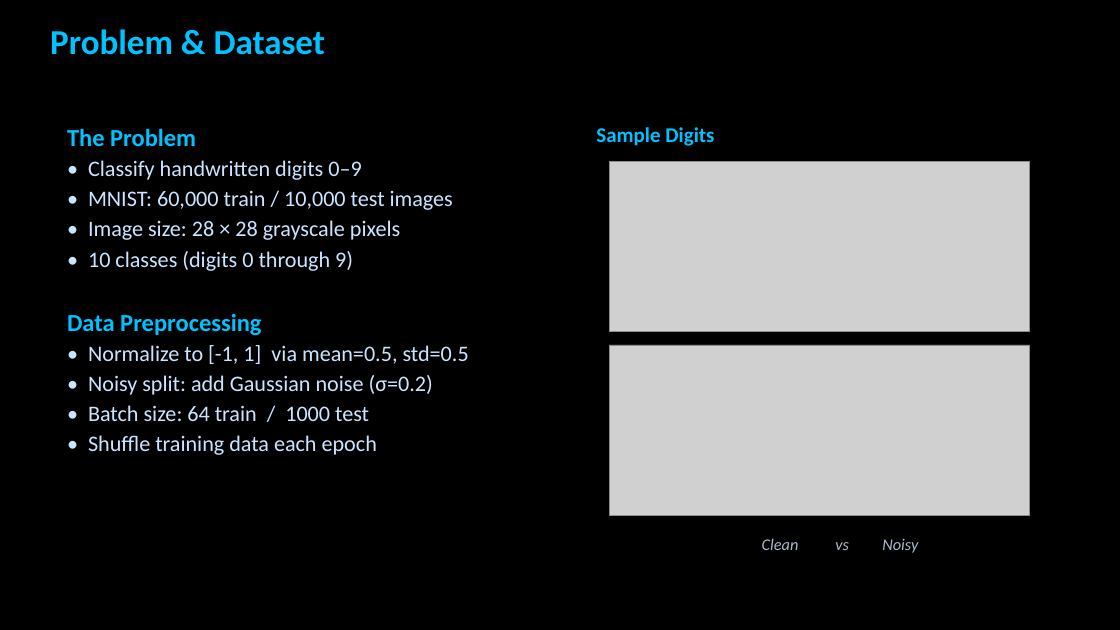
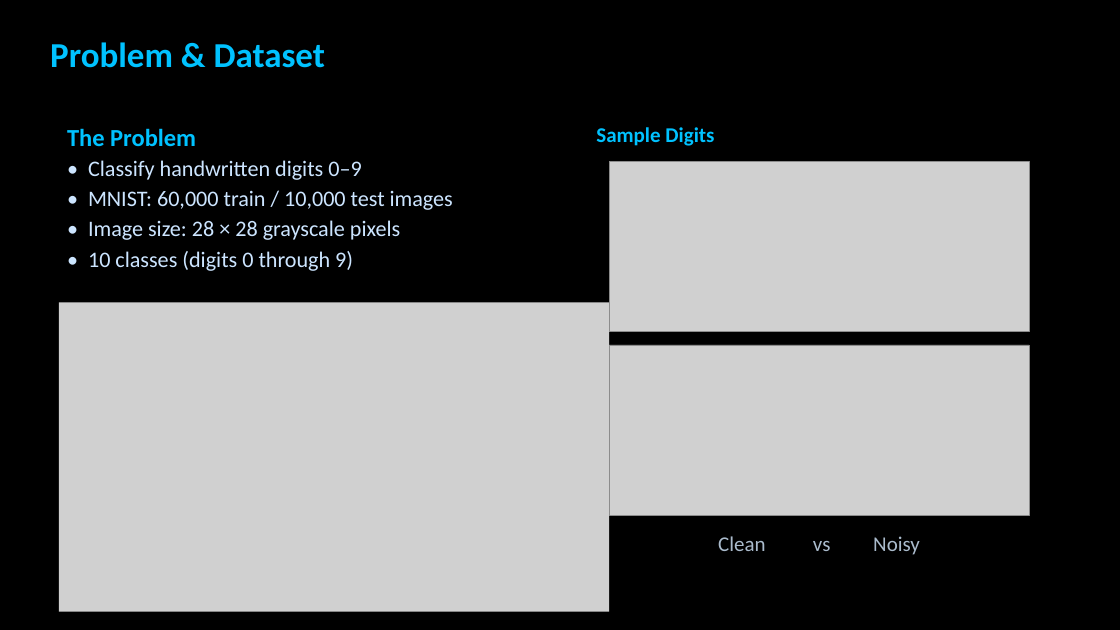
Before and after one commit to zxu235/ai-hw-spring-2026-Ziru-Xu, a slide deck: slide 2 of Assignment4.1-MNIST_Presentation.pptx. Drawn at 1120x630 pixels with LibreOffice and Linux fonts; fonts in the diff are those of the drawing; grey boxes stand for pictures; background and template pictures are left out. Boxes give left, top, right and bottom in pixels: in the first picture for what was removed or moved away, otherwise in the second. Text is boxed around its words. In the diff, an @@ line names an element or a change of style, - is before the commit and + after.

```diff
--- a/Assignment4.1-MNIST_Presentation.pptx
+++ b/Assignment4.1-MNIST_Presentation.pptx
@@ text "Problem & Dataset": place and size @@
-text "Problem & Dataset" at (50,29,325,55)
+text "Problem & Dataset" at (50,42,325,68)
@@ picture added at (59,302,609,612) @@
@@ text removed at (67,314,469,455) @@
-Data Preprocessing
-• Normalize to [-1, 1] via mean=0.5, std=0.5
-• Noisy split: add Gaussian noise (σ=0.2)
-• Batch size: 64 train / 1000 test
-• Shuffle training data each epoch
@@ text "Clean vs Noisy": place and size @@
-text "Clean vs Noisy" at (762,538,918,553)
+text "Clean vs Noisy" at (718,536,920,555)
@@ text "Clean vs Noisy" at (718,536,920,555): size 14 to 18 pt, italic off @@
```
Also in this commit, not shown: 2 other slides changed, 2 slides added, 2 slides removed, 1 other file.
